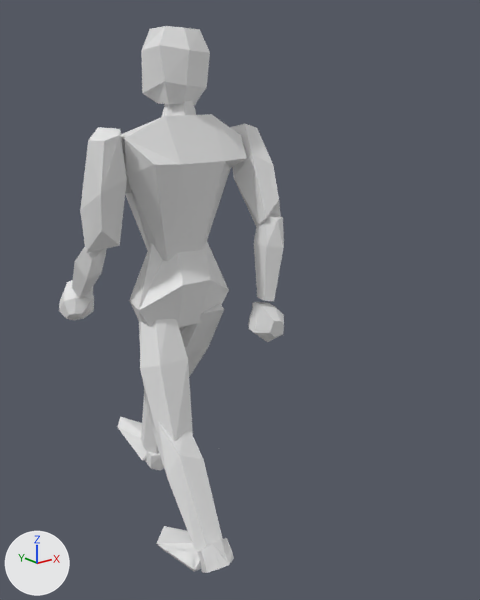
An edit to the OBJ model MMR_Project/ResampledDatabase/Humanoid/m259.obj, drawn before and after from the same camera.
Rendered twice from a camera (50 mm lens) standing at (-2.04, -1.9, 0.78) and looking at (-0.24, 0.34, -0.12). The axes (+X, +Y, +Z) are drawn at lower left. The lights are the same throughout. Where no turn or scale is listed for an object, it has been applied to the vertices. Vertices at the same position are counted once.

Script lines for the objects in view, before the commit:
```python
me_m259 = bpy.data.meshes.new('m259')
me_m259.from_pydata(...)  # 3542 vertices, 7484 faces; spans x -1.0..-0.23, y -0.25..1.0, z -1.0..1.0
ob_m259 = bpy.data.objects.new('m259', me_m259)
ob_m259.location = (0.0, 0.0, 0.0)
```
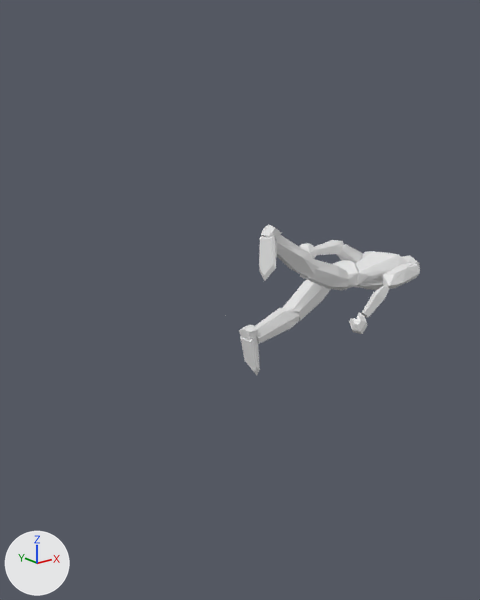
Changed parts and their boxes [x1, y1, x2, y2] in the pictures (480 x 600 px; the box of a moved part takes in the faces that stretch with it):
'm259', reshaped (13% narrower, 72% shorter)
    before: [59, 26, 284, 573]
    after: [225, 224, 420, 375]
part 1 of me_m259, moved or reshaped
    before: [121, 114, 247, 261]
    after: [354, 251, 408, 290]
part 2 of me_m259, moved or reshaped
    before: [80, 127, 127, 253]
    after: [383, 262, 420, 289]
part 3 of me_m259, moved or reshaped
    before: [72, 247, 107, 299]
    after: [362, 285, 390, 318]
part 4 of me_m259, moved or reshaped
    before: [59, 280, 94, 320]
    after: [349, 312, 367, 334]
part 5 of me_m259, moved or reshaped
    before: [230, 124, 281, 227]
    after: [337, 244, 363, 264]
part 6 of me_m259, moved or reshaped
    before: [254, 215, 284, 301]
    after: [315, 240, 344, 255]
part 7 of me_m259, added
    after: [299, 243, 317, 259]
part 8 of me_m259, moved or reshaped (not visible afterwards)
    before: [161, 100, 196, 117]
part 9 of me_m259, moved or reshaped
    before: [141, 26, 210, 105]
    after: [402, 255, 420, 283]
part 10 of me_m259, moved or reshaped
    before: [129, 242, 229, 329]
    after: [324, 260, 369, 291]
part 11 of me_m259, moved or reshaped
    before: [179, 304, 224, 377]
    after: [283, 280, 331, 321]
part 12 of me_m259, moved or reshaped
    before: [145, 451, 164, 470]
    after: [239, 325, 257, 341]
part 13 of me_m259, moved or reshaped
    before: [118, 417, 147, 461]
    after: [240, 336, 260, 375]
part 14 of me_m259, moved or reshaped
    before: [139, 319, 193, 442]
    after: [300, 259, 350, 288]
part 15 of me_m259, moved or reshaped
    before: [152, 421, 223, 551]
    after: [276, 235, 320, 277]
part 16 of me_m259, moved or reshaped
    before: [197, 538, 234, 573]
    after: [261, 224, 282, 239]
part 17 of me_m259, added
    after: [259, 236, 277, 281]
part 18 of me_m259, deleted
    before: [141, 389, 159, 454]
part 19 of me_m259, deleted
    before: [156, 526, 201, 571]
part 20 of me_m259, moved or reshaped
    before: [248, 302, 284, 342]
    after: [255, 308, 299, 344]

Patch to the scene script:
```diff
--- a/MMR_Project/ResampledDatabase/Humanoid/m259.obj.py
+++ b/MMR_Project/ResampledDatabase/Humanoid/m259.obj.py
@@ me_m259 @@
-me_m259.from_pydata(...)  # 3542 vertices, 7484 faces; spans x -1.0..-0.23, y -0.25..1.0, z -1.0..1.0
+me_m259.from_pydata(...)  # 3541 vertices, 7481 faces; spans x -0.46..0.54, y -0.19..0.2, z -0.33..0.3
+# me_m259 part 1: the loose piece of 740 vertices spanning x -0.87..-0.36, y 0.09..0.42, z 0.07..0.7 is multiplied about its middle by the matrix ((0.015, -0.029, 0.499), (0.496, -0.057, -0.018), (-0.058, -0.496, -0.027)), then moved by (0.85, -0.26, -0.38)
+# me_m259 part 2: the loose piece of 212 vertices spanning x -1.0..-0.83, y 0.17..0.38, z 0.21..0.66 is multiplied about its middle by the matrix ((0.015, -0.029, 0.499), (0.496, -0.057, -0.018), (-0.058, -0.496, -0.027)), then moved by (1.17, -0.43, -0.42)
+# me_m259 part 3: the loose piece of 73 vertices spanning x -0.98..-0.86, y 0.32..0.59, z -0.03..0.25 is multiplied about its middle by the matrix ((0.015, -0.029, 0.499), (0.496, -0.057, -0.018), (-0.058, -0.496, -0.027)), then moved by (1.01, -0.61, -0.18)
+# me_m259 part 4: the loose piece of 106 vertices spanning x -0.97..-0.82, y 0.53..0.72, z -0.14..0.03 is multiplied about its middle by the matrix ((0.015, -0.029, 0.499), (0.496, -0.057, -0.018), (-0.058, -0.496, -0.027)), then moved by (0.89, -0.78, -0.09)
+# me_m259 part 5: the loose piece of 220 vertices spanning x -0.39..-0.24, y 0.02..0.32, z 0.23..0.66 is multiplied about its middle by the matrix ((0.015, -0.029, 0.499), (0.496, -0.057, -0.018), (-0.058, -0.496, -0.027)), then moved by (0.59, -0.02, -0.42)
+# me_m259 part 6: the loose piece of 127 vertices spanning x -0.37..-0.26, y -0.03..0.1, z -0.03..0.32 is multiplied about its middle by the matrix ((0.015, -0.029, 0.499), (0.496, -0.057, -0.018), (-0.058, -0.496, -0.027)), then moved by (0.44, 0.13, -0.04)
+# me_m259 part 7: the loose piece of 139 vertices spanning x -0.4..-0.26, y -0.02..0.14, z -0.21..-0.04 is copied, and the copy is multiplied about its middle by the matrix ((0.015, -0.029, 0.499), (0.496, -0.057, -0.018), (-0.058, -0.496, -0.027)), then moved by (0.32, 0.1, 0.23); it spans x -0.05..0.03, y 0.13..0.2, z 0.06..0.14
+# me_m259 part 8: the loose piece of 100 vertices spanning x -0.71..-0.49, y 0.17..0.34, z 0.59..0.8 is multiplied about its middle by the matrix ((0.015, -0.029, 0.499), (0.496, -0.057, -0.018), (-0.058, -0.496, -0.027)), then moved by (0.99, -0.25, -0.7)
+# me_m259 part 9: the loose piece of 239 vertices spanning x -0.71..-0.45, y 0.16..0.42, z 0.73..1.0 is multiplied about its middle by the matrix ((0.015, -0.029, 0.499), (0.496, -0.057, -0.018), (-0.058, -0.496, -0.027)), then moved by (1.06, -0.29, -0.89)
+# me_m259 part 10: the loose piece of 200 vertices spanning x -0.84..-0.42, y 0.13..0.38, z -0.18..0.28 is multiplied about its middle by the matrix ((0.015, -0.029, 0.499), (0.496, -0.057, -0.018), (-0.058, -0.496, -0.027)), then moved by (0.7, -0.25, -0.03)
+# me_m259 part 11: the loose piece of 273 vertices spanning x -0.61..-0.42, y 0.16..0.6, z -0.54..-0.03 is multiplied about its middle by the matrix ((0.015, -0.029, 0.499), (0.496, -0.057, -0.018), (-0.058, -0.496, -0.027)), then moved by (0.42, -0.33, 0.24)
+# me_m259 part 12: the loose piece of 47 vertices spanning x -0.59..-0.46, y 0.57..0.68, z -1.0..-0.9 is multiplied about its middle by the matrix ((0.015, -0.029, 0.499), (0.496, -0.057, -0.018), (-0.058, -0.496, -0.027)), then moved by (0.08, -0.58, 0.81)
+# me_m259 part 13: the loose piece of 107 vertices spanning x -0.6..-0.43, y 0.64..1.0, z -0.99..-0.87 is multiplied about its middle by the matrix ((0.015, -0.029, 0.499), (0.496, -0.057, -0.018), (-0.058, -0.496, -0.027)), then moved by (0.08, -0.78, 0.69)
+# me_m259 part 14: the loose piece of 297 vertices spanning x -0.85..-0.65, y 0.04..0.34, z -0.55..0.01 is multiplied about its middle by the matrix ((0.015, -0.029, 0.499), (0.496, -0.057, -0.018), (-0.058, -0.496, -0.027)), then moved by (0.66, -0.24, 0.33)
+# me_m259 part 15: the loose piece of 275 vertices spanning x -0.86..-0.68, y -0.2..0.19, z -0.93..-0.45 is multiplied about its middle by the matrix ((0.015, -0.029, 0.499), (0.496, -0.057, -0.018), (-0.058, -0.496, -0.027)), then moved by (0.48, -0.04, 0.86)
+# me_m259 part 16: the loose piece of 47 vertices spanning x -0.85..-0.72, y -0.25..-0.13, z -0.97..-0.84 is multiplied about its middle by the matrix ((0.015, -0.029, 0.499), (0.496, -0.057, -0.018), (-0.058, -0.496, -0.027)), then moved by (0.39, 0.15, 1.17)
+# me_m259 part 17: a new loose piece of 114 vertices spanning x -0.45..-0.38, y -0.1..-0.01, z 0.09..0.27
+# me_m259 part 18: the loose piece of 213 vertices spanning x -0.6..-0.43, y 0.48..0.73, z -0.95..-0.42 is deleted
+# me_m259 part 19: the loose piece of 115 vertices spanning x -0.89..-0.73, y -0.17..0.18, z -0.99..-0.88 is deleted
+# me_m259 part 20: 1 vertex moved within x -0.34, y 0.07, z -0.12; 136 vertices removed from x -0.4..-0.26, y -0.02..0.14, z -0.21..-0.04; 210 vertices added at x -0.44..-0.17, y 0.0..0.09, z -0.2..-0.09
```
